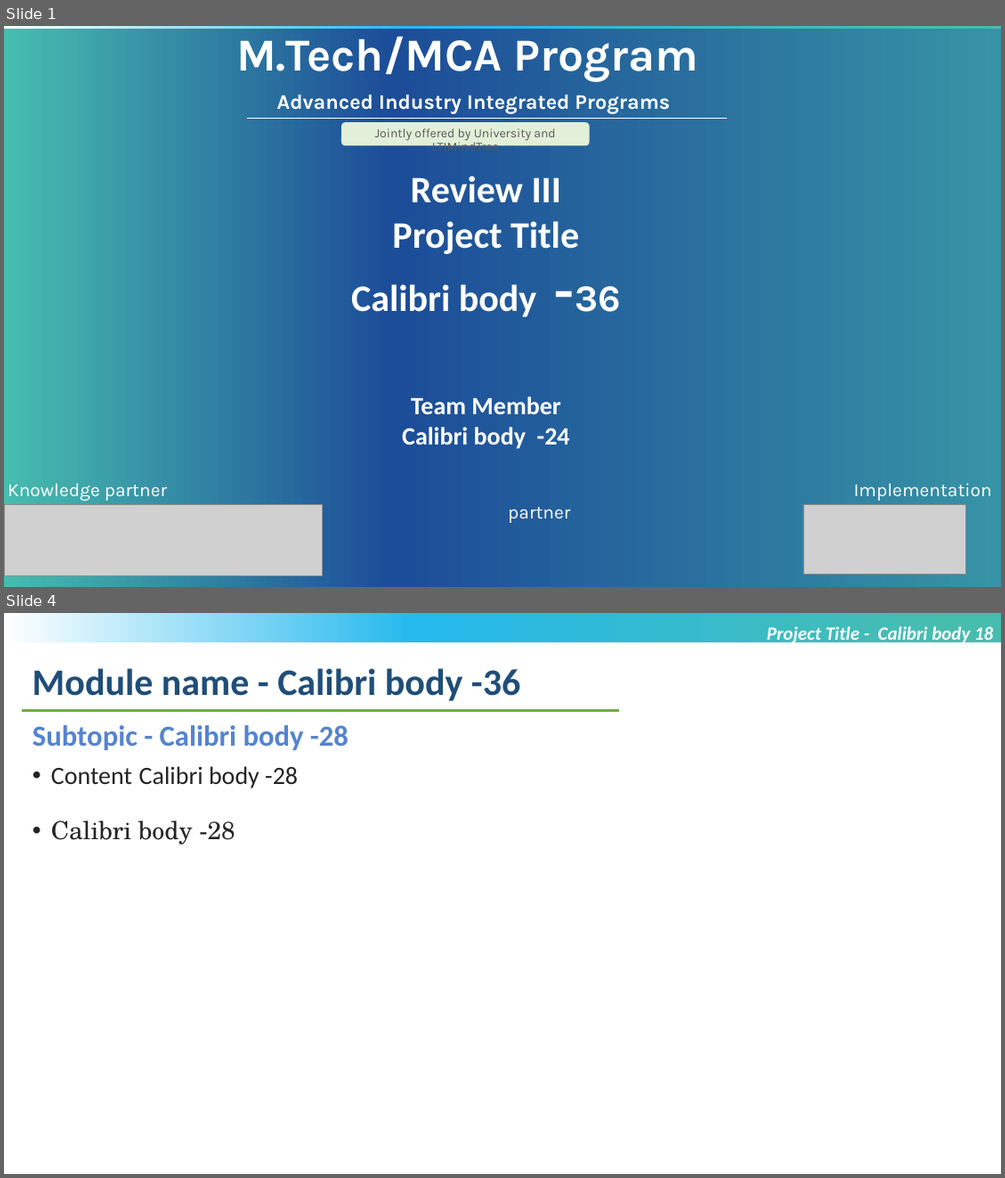
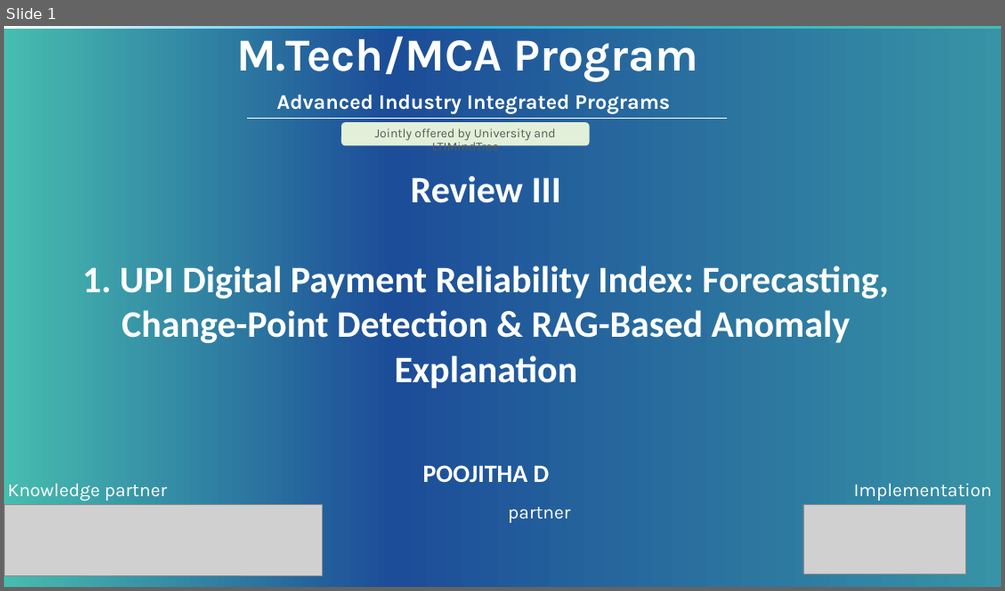
Before and after one commit to POOJITHA-02/lti-proj, a slide deck: MTech-Project_Review3_PPT_Template_V1.pptx. Shown one above the other, each under a label of ours: slides 1 and 4 before the commit, slide 1 after it; the slides between them are not shown. The pictures are 1005x1178 and 1005x591 pixels, drawn with LibreOffice and Linux fonts; fonts in the diff are those of the drawing; grey boxes stand for pictures; background and template pictures are left out. Boxes give left, top, right and bottom in pixels: in the first picture for what was removed or moved away, otherwise in the second. Text is boxed around its words. In the diff, an @@ line names an element or a change of style, - is before the commit and + after.

```diff
--- a/MTech-Project_Review3_PPT_Template_V1.pptx
+++ b/MTech-Project_Review3_PPT_Template_V1.pptx
@@ slide 4 removed at (4, 613, 1001, 1174), background #FFFFFF; not listed: 1 template element that a slide beside it also shows @@
@@ text removed at (767, 626, 993, 645) @@
-Project Title - Calibri body 18
@@ text removed at (32, 668, 520, 701) @@
-Module name - Calibri body -36
@@ line removed from (22, 710) to (619, 710) @@
@@ text removed at (32, 725, 348, 844) @@
-Subtopic - Calibri body -28
-• Content Calibri body -28
-• Calibri body -28
@@ slide 1 changed as well @@
@@ text at (82, 265, 889, 482): text changed @@
-Project Title
-Calibri body -36
-Team Member
-Calibri body -24
+1. UPI Digital Payment Reliability Index: Forecasting, Change-Point Detection & RAG-Based Anomaly Explanation
+POOJITHA D
```
Also in this commit, not shown: 1 other slide changed, 18 slides added, 8 other slides removed.
